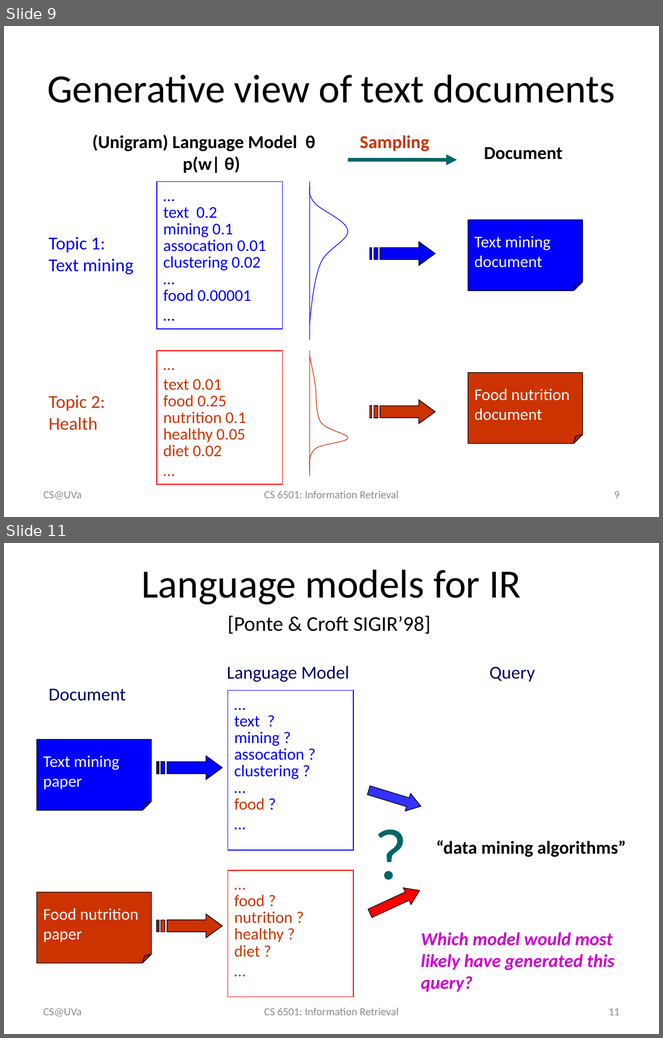
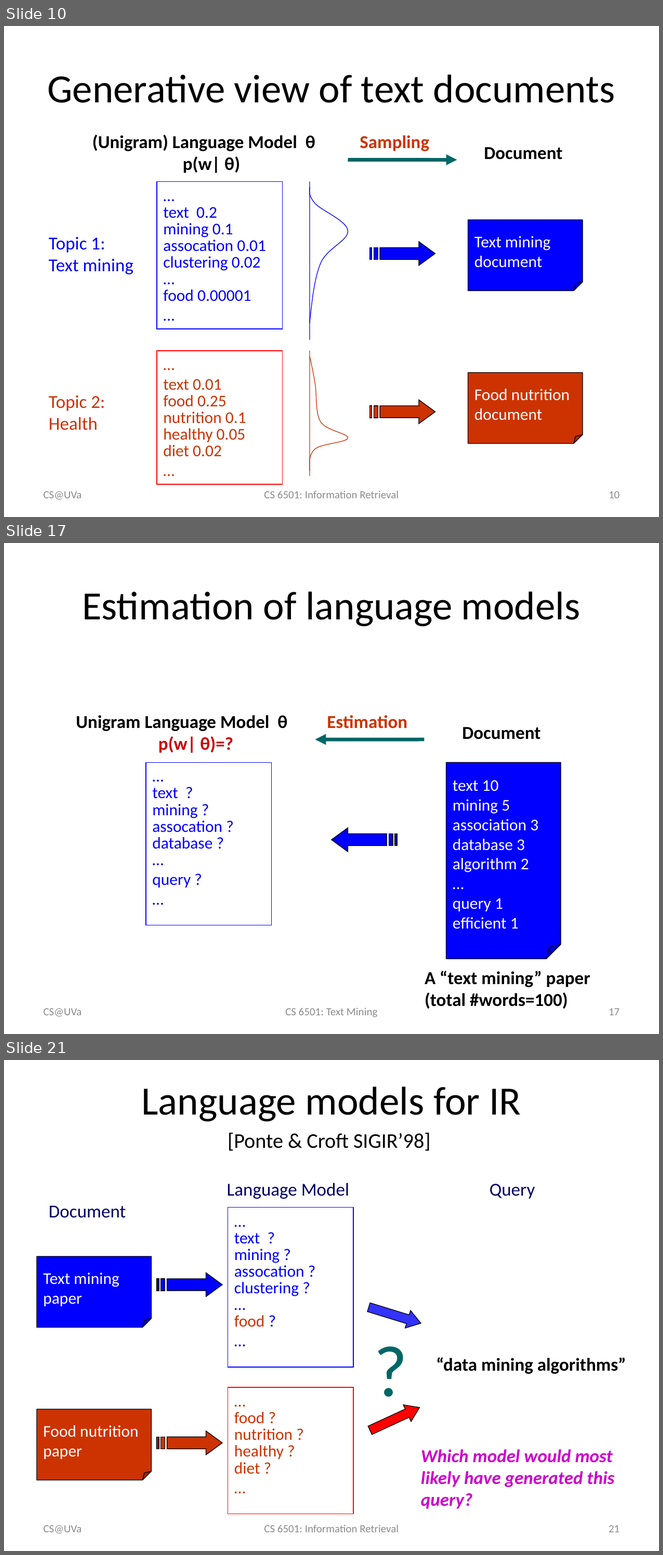
Before and after one commit to wang296/IR2015, a slide deck: docs/Language Models.pptx. Shown one above the other, each under a label of ours: slides 9 and 11 before the commit, slides 10, 17 and 21 after it; the slides between them are not shown. The pictures are 663x1038 and 663x1555 pixels, drawn with LibreOffice and Linux fonts; fonts in the diff are those of the drawing. Boxes give left, top, right and bottom in pixels: in the first picture for what was removed or moved away, otherwise in the second. Text is boxed around its words. In the diff, an @@ line names an element or a change of style, - is before the commit and + after.

Commit message:
language models

```diff
--- a/docs/Language Models.pptx
+++ b/docs/Language Models.pptx
@@ slide 17 added at [4, 543, 659, 1034], background #FFFFFF @@
@@ title added at [82, 591, 580, 627], 44 pt, text #000000 @@
+Estimation of language models
@@ text added at [76, 715, 287, 753], 20 pt, text #000000, bold @@
+Unigram Language Model θ
+p(w| θ)=?
@@ text added at [327, 715, 408, 729], 20 pt, text #CC3300, bold @@
+Estimation
@@ text added at [462, 727, 541, 740], 20 pt, text #000000, bold @@
+Document
@@ arrow added from (425, 740) to (315, 740), #006666 4 pt @@
@@ rectangle added at [146, 762, 272, 926], outline #0000FF 0.75 pt, 18 pt, text #0000FF @@
+…
+text ?
+mining ?
+assocation ?
+database ?
+…
+query ?
+…
@@ folded corner added at [446, 762, 561, 959], fill #0000FF, outline #000000 0.75 pt, 18 pt, text #FFFFFF @@
+text 10
+mining 5
+association 3
+database 3
+algorithm 2
+…
+query 1
+efficient 1
@@ freeform shape added at [332, 828, 397, 851], fill #0000FF, outline #000000 0.75 pt @@
@@ text added at [425, 971, 591, 1009], 20 pt, text #000000, bold @@
+A “text mining” paper
+(total #words=100)
@@ text added at [44, 1008, 82, 1017], 12 pt, text #8C8C8C @@
+CS@UVa
@@ text added at [285, 1008, 377, 1018], 12 pt, text #8C8C8C @@
+CS 6501: Text Mining
@@ page number added at [609, 1008, 620, 1016], 12 pt, text #8C8C8C @@
+17
@@ what was slide 9 is now slide 10 @@
@@ page number at [609, 491, 620, 499]: text changed @@
-9
+10
@@ what was slide 11 is now slide 21 @@
@@ page number at [609, 1525, 620, 1533]: text changed @@
-11
+21
```
Also in this commit, not shown: 4 slides changed, 14 other slides added, 4 other files.
